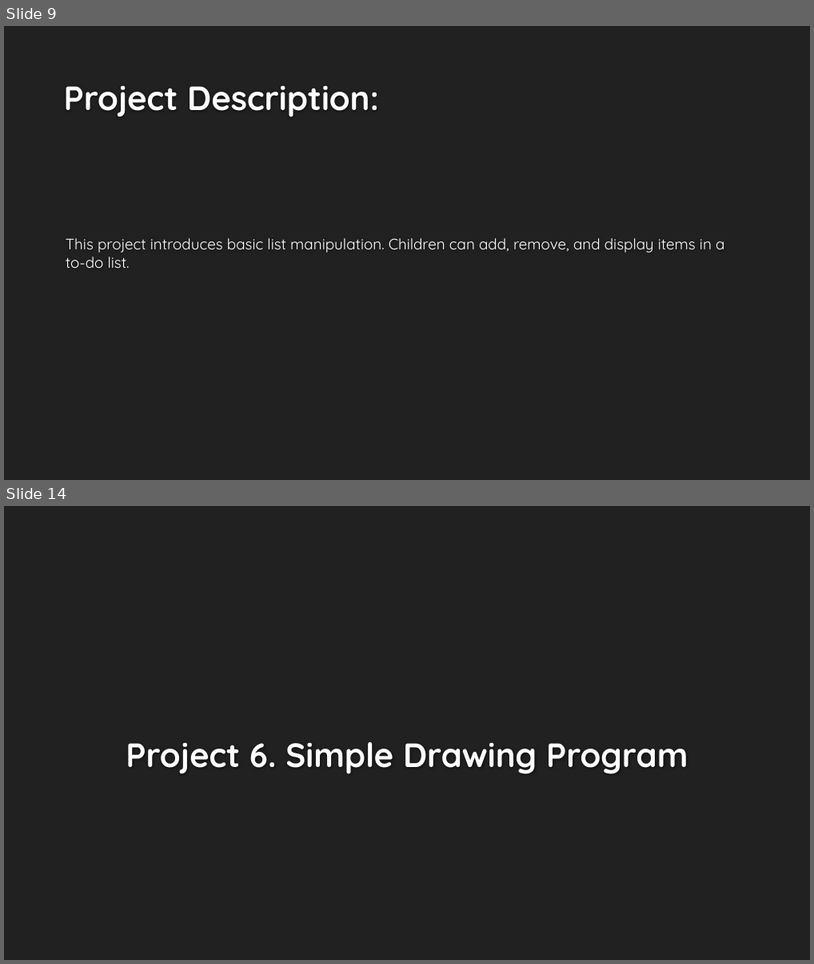
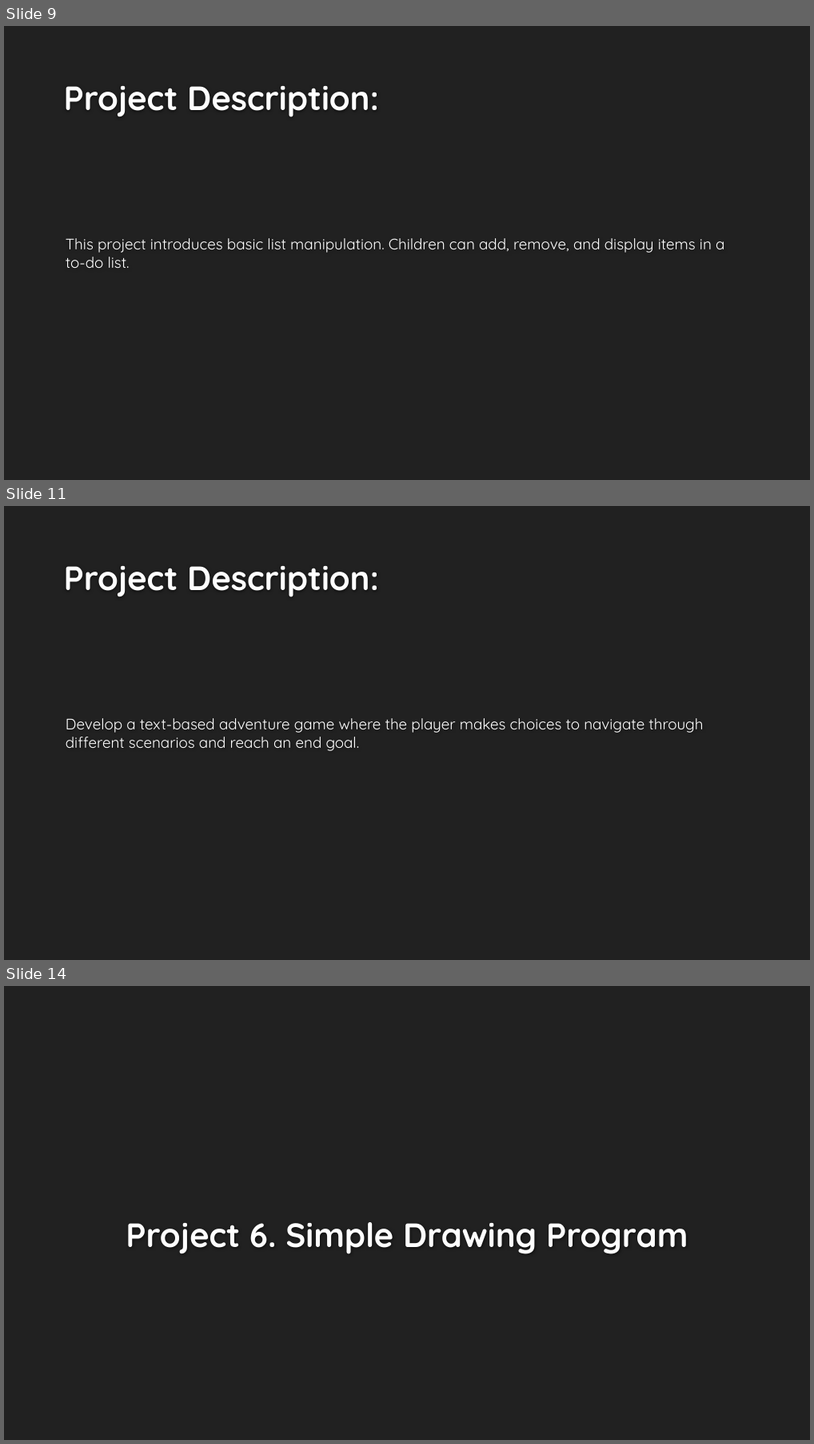
Before and after one commit to Islam-hady9/Programming-Course-using-Python-for-Kids, a slide deck: Lesson 10.pptx. Shown one above the other, each under a label of ours: slides 9 and 14 before the commit, slides 9, 11 and 14 after it; the slides between them are not shown. The pictures are 814x964 and 814x1444 pixels, drawn with LibreOffice and Linux fonts; fonts in the diff are those of the drawing; background and template pictures are left out. Boxes give left, top, right and bottom in pixels: in the first picture for what was removed or moved away, otherwise in the second. Text is boxed around its words. In the diff, an @@ line names an element or a change of style, - is before the commit and + after.

Commit message:
Add more projects to Lesson 10

```diff
--- a/Lesson 10.pptx
+++ b/Lesson 10.pptx
@@ slide 11 added at <box>4,506,810,960</box>, background #212121 @@
@@ title added at <box>64,566,379,597</box>, 40 pt, text #FEFEFE, bold @@
+Project Description:
@@ text added at <box>66,718,703,751</box>, 18 pt, text #FFFFFF @@
+Develop a text-based adventure game where the player makes choices to navigate through different scenarios and reach an end goal.
```
Also in this commit, not shown: 3 slides changed, 8 other slides added, 1 slide removed.
